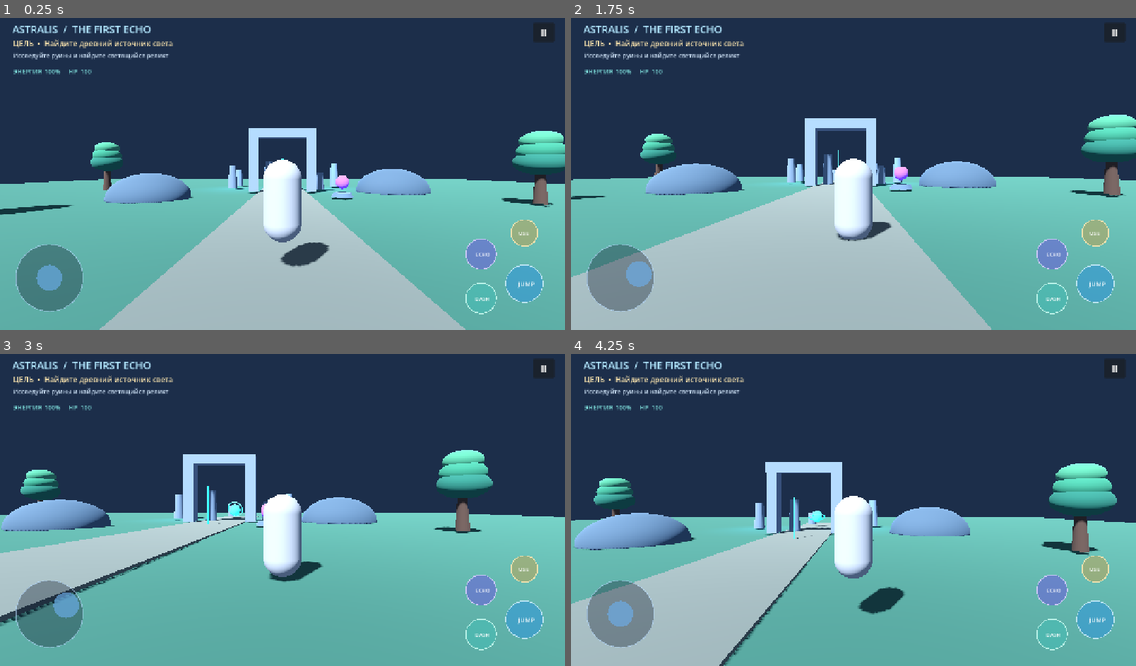
Above: before the commit, frames 1-4 (two rows, left to right).
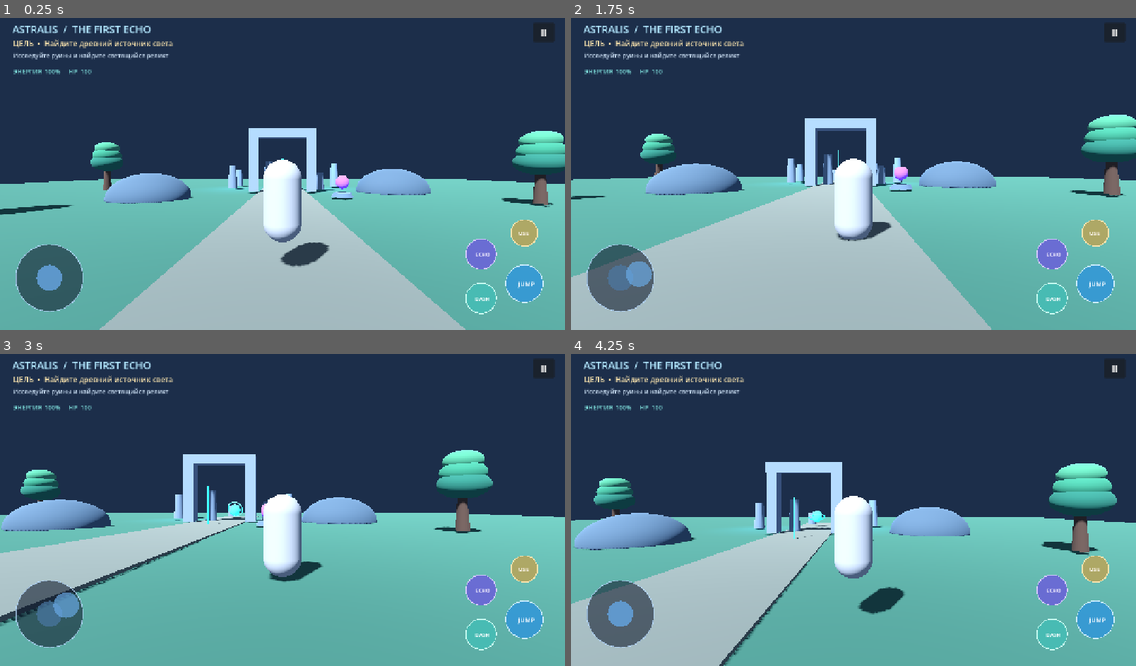
Above: after the commit, the same moments.

Repository: Phantom220-hub/ASTRALIS-RPG
Game: Godot game, scene res://scenes/main/Main.tscn
Two runs of this game, one before a commit and one after it. Both use one fixed random seed, a clock stepped at 60 frames per second and the inputs below.
Inputs (mouse positions are in pixels of both pictures, inside the frame that each line leads up to):
- Up to frame 1 (0.25 s): no input
- Up to frame 2 (1.75 s): tap Enter (ui_accept) at 0.5 s; drag from (853, 170) to (910, 102) at 0.52 s; drag from (740, 186) to (825, 233) at 1.27 s
- Up to frame 3 (3 s): move the mouse to (339, 438) at 2.02 s; hold D (move_right) 2.03-2.75 s; tap E (interact) at 2.1 s; click (339, 438) at 2.17 s; drag from (254, 569) to (113, 460) at 2.77 s
- Up to frame 4 (4.25 s): move the mouse to (1023, 553) at 3.52 s; hold A (move_left) from 3.53 s (still down); tap E (interact) at 3.6 s; click (1023, 553) at 3.67 s; tap Enter (ui_accept) at 3.77 s

The runs differ from the first frame. In frame 1, 1.9% of the frame differs, in the area x 3-95%, y 64-94%; in frame 2, 1.9%; in frame 3, 1.6%; in frame 4, 1.9%.

Commit message:
Attach on-screen mobile controls to HUD

Diff:
--- a/scripts/ui/game_hud.gd
+++ b/scripts/ui/game_hud.gd
@@ -8,11 +8,17 @@
 var status_label: Label
 var pause_panel: PanelContainer
 var _pulse := 0.0
+const MOBILE_CONTROLS_SCRIPT = preload("res://scripts/ui/mobile_controls.gd")
 
 func _ready() -> void:
 	set_anchors_and_offsets_preset(Control.PRESET_FULL_RECT)
 	mouse_filter = Control.MOUSE_FILTER_IGNORE
 	process_mode = Node.PROCESS_MODE_ALWAYS
+	var mobile_controls := Control.new()
+	mobile_controls.name = "MobileControls"
+	mobile_controls.set_script(MOBILE_CONTROLS_SCRIPT)
+	mobile_controls.mouse_filter = Control.MOUSE_FILTER_PASS
+	add_child(mobile_controls)
 	title_label = _make_label("ASTRALIS  /  THE FIRST ECHO", Vector2(28, 22), 23)
 	objective_label = _make_label("ЦЕЛЬ  •  Найдите древний источник света", Vector2(30, 58), 17)
 	hint_label = _make_label("Исследуйте руины и найдите светящийся реликт", Vector2(30, 88), 14)
